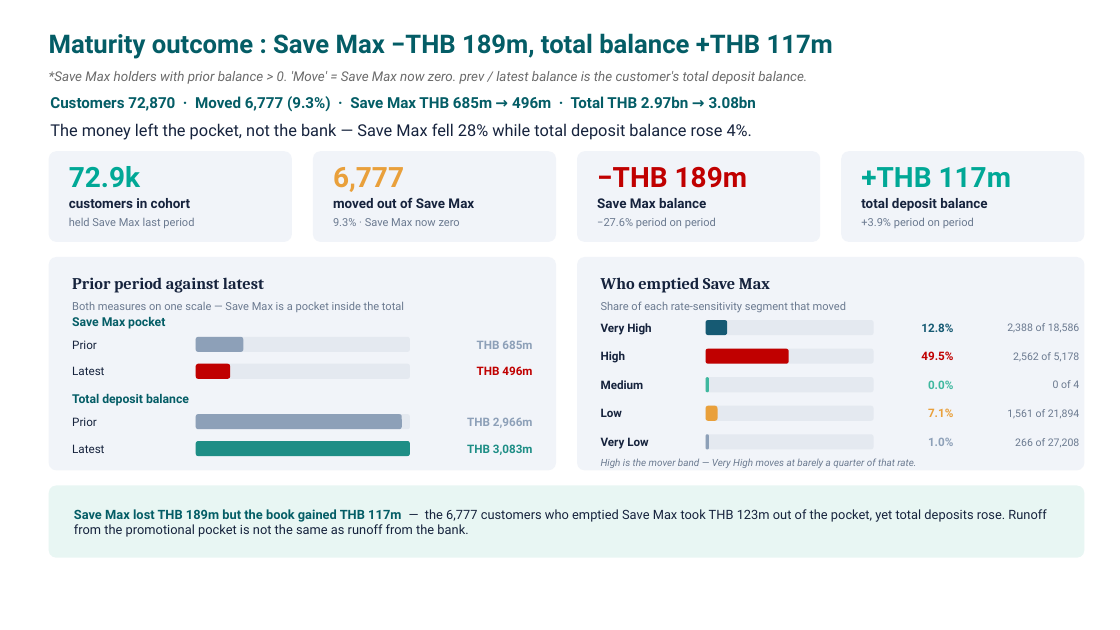
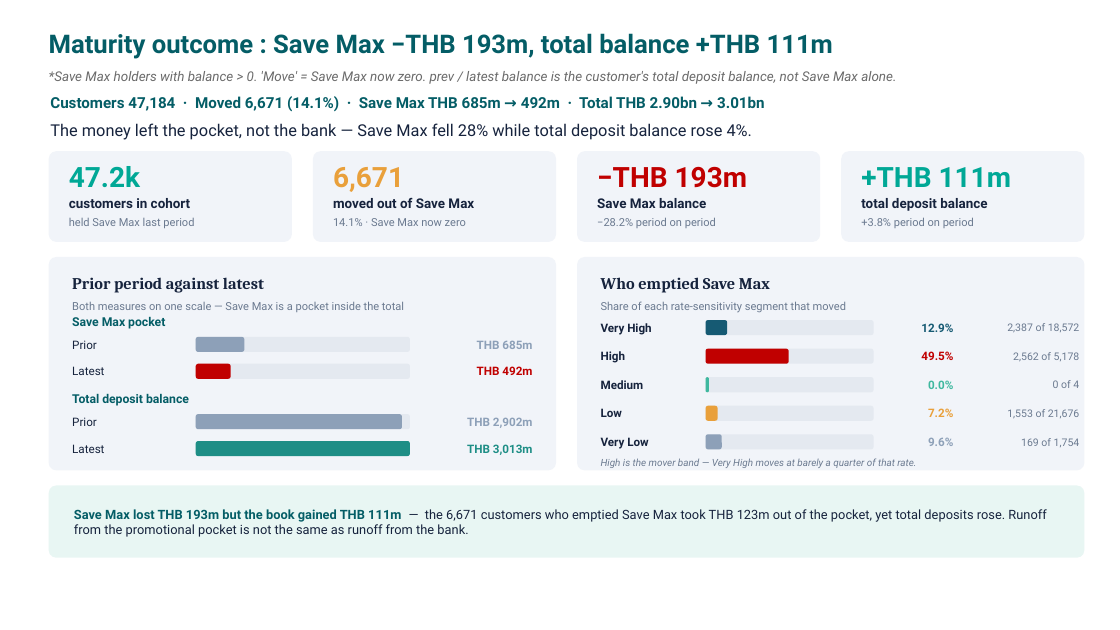
Before and after one commit to hweisim/claude_code, a slide deck: slide 10 of Deposit_Stickiness_Framework.pptx. Drawn at 1120x630 pixels with LibreOffice and Linux fonts; fonts in the diff are those of the drawing. Boxes give left, top, right and bottom in pixels: in the first picture for what was removed or moved away, otherwise in the second. Text is boxed around its words. In the diff, an @@ line names an element or a change of style, - is before the commit and + after.

```diff
--- a/Deposit_Stickiness_Framework.pptx
+++ b/Deposit_Stickiness_Framework.pptx
@@ text at (49,33,833,59): text changed @@
-Maturity outcome : Save Max −THB 189m, total balance +THB 117m
+Maturity outcome : Save Max −THB 193m, total balance +THB 111m
@@ text at (49,71,896,84): text changed @@
-*Save Max holders with prior balance > 0. 'Move' = Save Max now zero. prev / latest balance is the customer's total deposit balance.
+*Save Max holders with balance > 0. 'Move' = Save Max now zero. prev / latest balance is the customer's total deposit balance, not Save Max alone.
@@ text at (50,96,764,111): text changed @@
-Customers 72,870 · Moved 6,777 (9.3%) · Save Max THB 685m → 496m · Total THB 2.97bn → 3.08bn
+Customers 47,184 · Moved 6,671 (14.1%) · Save Max THB 685m → 492m · Total THB 2.90bn → 3.01bn
@@ text at (69,166,140,187): text changed @@
-72.9k
+47.2k
@@ text at (333,167,404,192): text changed @@
-6,777
+6,671
@@ text at (597,166,747,188): text changed @@
-−THB 189m
+−THB 193m
@@ text at (861,167,1011,187): text changed @@
-+THB 117m
++THB 111m
@@ text at (333,218,466,226): text changed @@
-9.3% · Save Max now zero
+14.1% · Save Max now zero
@@ text at (597,218,716,228): text changed @@
-−27.6% period on period
+−28.2% period on period
@@ text at (1007,323,1080,332): text changed @@
-2,388 of 18,586
+2,387 of 18,572
@@ text at (477,366,532,375): text changed @@
-THB 496m
+THB 492m
@@ text at (467,418,533,428): text changed @@
-THB 2,966m
+THB 2,902m
@@ text at (928,408,953,417): text changed @@
-7.1%
+7.2%
@@ text at (1007,409,1080,418): text changed @@
-1,561 of 21,894
+1,553 of 21,676
@@ text at (467,444,533,455): text changed @@
-THB 3,083m
+THB 3,013m
@@ rounded rectangle: place and size @@
-rounded rectangle at (706,434,709,450)
+rounded rectangle at (706,434,722,450)
@@ rounded rectangle at (706,434,722,450): proportions changed @@
@@ text at (928,438,953,446): text changed @@
-1.0%
+9.6%
@@ text at (1021,438,1080,447): text changed @@
-266 of 27,208
+169 of 1,754
@@ text at (74,509,1046,537): text changed @@
-Save Max lost THB 189m but the book gained THB 117m — the 6,777 customers who emptied Save Max took THB 123m out of the pocket, yet total deposits rose. Runoff from the promotional pocket is not the same as runoff from the bank.
+Save Max lost THB 193m but the book gained THB 111m — the 6,671 customers who emptied Save Max took THB 123m out of the pocket, yet total deposits rose. Runoff from the promotional pocket is not the same as runoff from the bank.
```
Also in this commit, not shown: 1 other slide changed, 2 other files.
